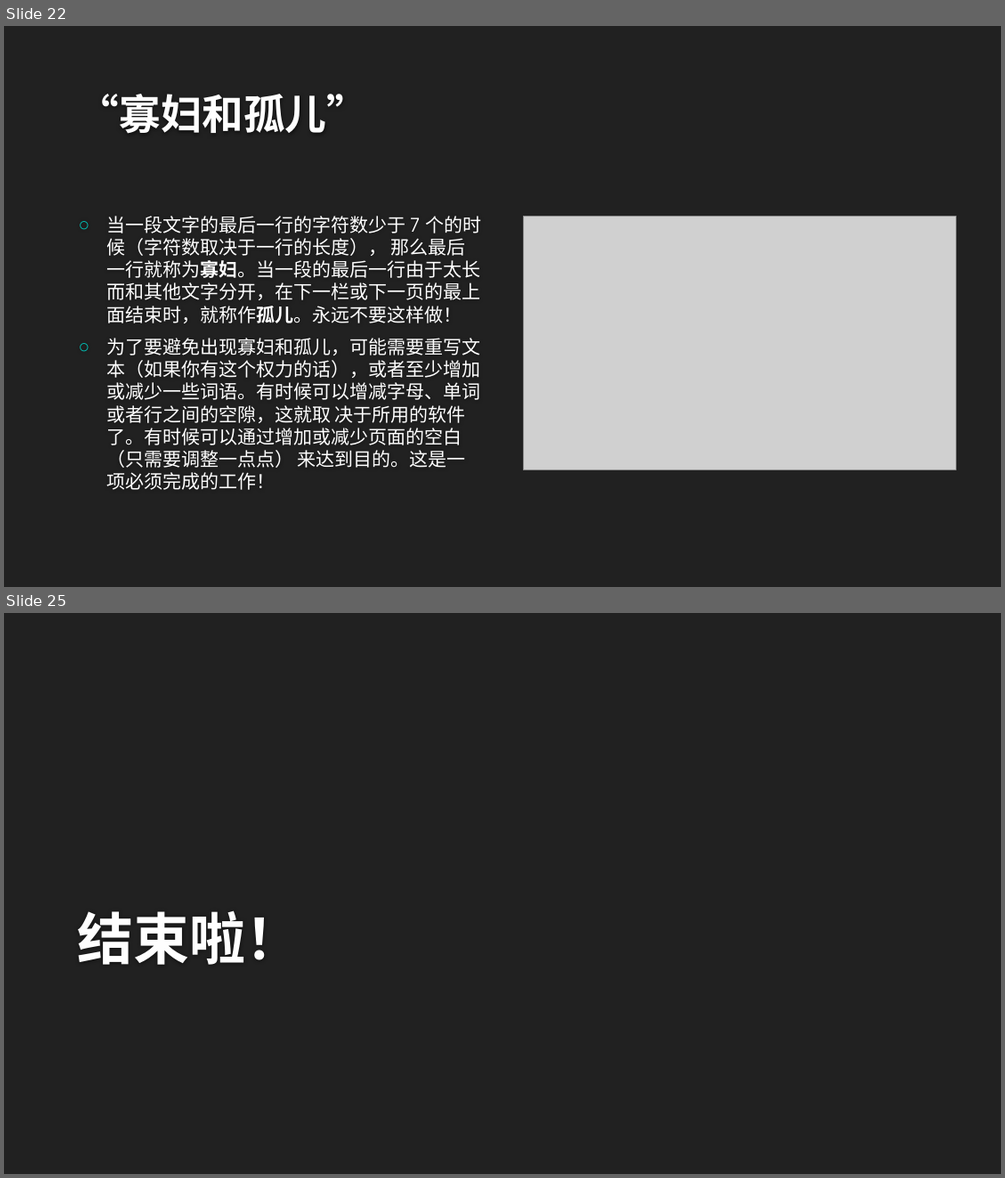
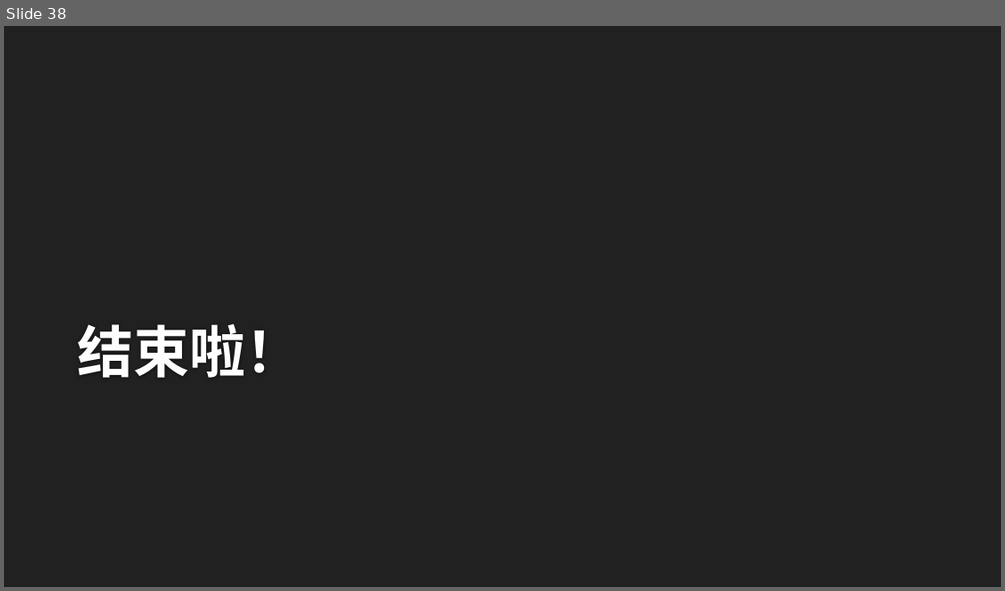
Before and after one commit to wangxm47/Transfer-folder, a slide deck: 2022学习班-第三期.pptx. Shown one above the other, each under a label of ours: slides 22 and 25 before the commit, slide 38 after it; the slides between them are not shown. The pictures are 1005x1178 and 1005x591 pixels, drawn with LibreOffice and Linux fonts; fonts in the diff are those of the drawing; grey boxes stand for pictures; background and template pictures are left out. Boxes give left, top, right and bottom in pixels: in the first picture for what was removed or moved away, otherwise in the second. Text is boxed around its words. In the diff, an @@ line names an element or a change of style, - is before the commit and + after.

```diff
--- a/2022学习班-第三期.pptx
+++ b/2022学习班-第三期.pptx
@@ slide 22 removed at (x1=4, y1=26, x2=1001, y2=587), background #212121 @@
@@ title removed at (x1=78, y1=94, x2=368, y2=134) @@
-“寡妇和孤儿”
@@ text removed at (x1=106, y1=216, x2=481, y2=490) @@
-○ 当一段文字的最后一行的字符数少于 7 个的时候（字符数取决于一行的长度）， 那么最后一行就称为寡妇。当一段的最后一行由于太长而和其他文字分开，在下一栏或下一页的最上面结束时，就称作孤儿。永远不要这样做！
-○ 为了要避免出现寡妇和孤儿，可能需要重写文本（如果你有这个权力的话），或者至少增加或减少一些词语。有时候可以增减字母、单词或者行之间的空隙，这就取 决于所用的软件了。有时候可以通过增加或减少页面的空白（只需要调整一点点） 来达到目的。这是一项必须完成的工作！
@@ picture removed at (x1=524, y1=216, x2=956, y2=470) @@
@@ what was slide 25 is now slide 38 @@
```
Also in this commit, not shown: 14 slides changed, 19 slides added, 5 other slides removed.
